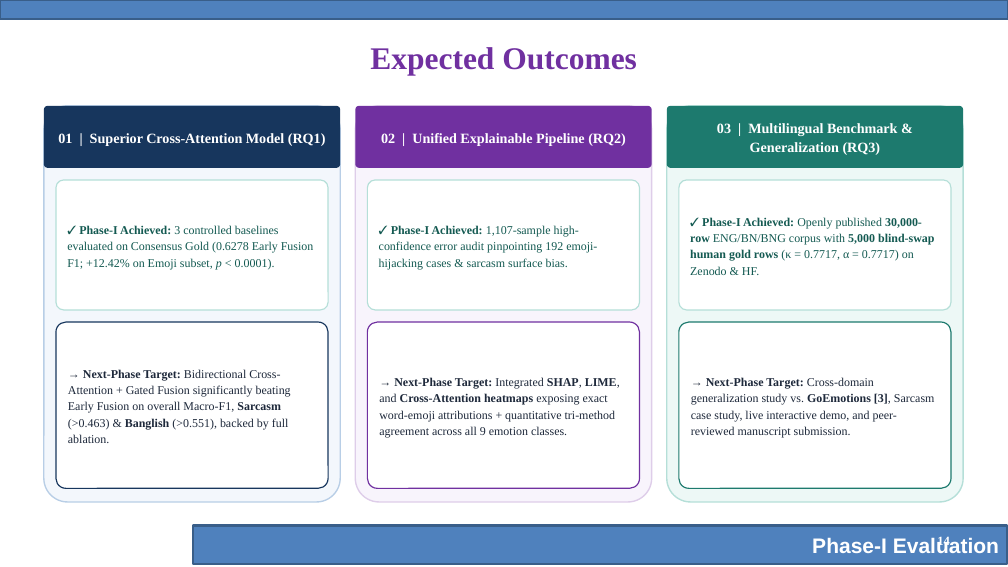
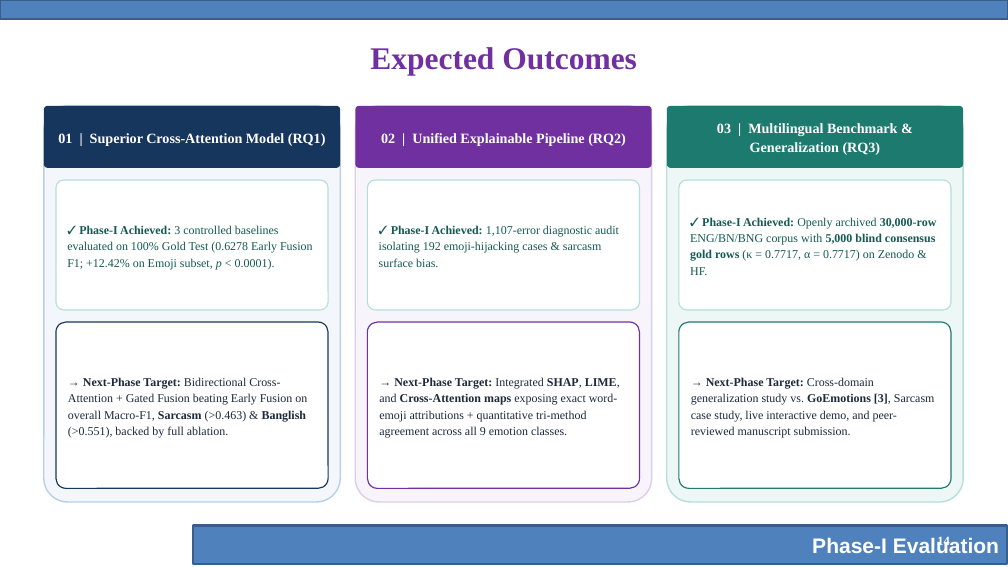
Before and after one commit to ragibcs/AffectFusion, a slide deck: slide 14 of docs/phase_1/AffectFusion_Phase-I_Evaluation.pptx. Drawn at 1008x567 pixels with LibreOffice and Linux fonts; fonts in the diff are those of the drawing; background and template pictures are left out. Boxes give left, top, right and bottom in pixels: in the first picture for what was removed or moved away, otherwise in the second. Text is boxed around its words. In the diff, an @@ line names an element or a change of style, - is before the commit and + after.

Commit message:
Finalize submission-ready Phase-I report, slides, and 11-step methodology diagram

```diff
--- a/docs/phase_1/AffectFusion_Phase-I_Evaluation.pptx
+++ b/docs/phase_1/AffectFusion_Phase-I_Evaluation.pptx
@@ text in rounded rectangle at box(67, 225, 313, 269): text changed @@
-✓ Phase-I Achieved: 3 controlled baselines evaluated on Consensus Gold (0.6278 Early Fusion F1; +12.42% on Emoji subset, p < 0.0001).
+✓ Phase-I Achieved: 3 controlled baselines evaluated on 100% Gold Test (0.6278 Early Fusion F1; +12.42% on Emoji subset, p < 0.0001).
@@ text in rounded rectangle at box(379, 225, 619, 267): text changed @@
-✓ Phase-I Achieved: 1,107-sample high-confidence error audit pinpointing 192 emoji-hijacking cases & sarcasm surface bias.
+✓ Phase-I Achieved: 1,107-error diagnostic audit isolating 192 emoji-hijacking cases & sarcasm surface bias.
@@ text in rounded rectangle at box(690, 217, 937, 275): text changed @@
-✓ Phase-I Achieved: Openly published 30,000-row ENG/BN/BNG corpus with 5,000 blind-swap human gold rows (κ = 0.7717, α = 0.7717) on Zenodo & HF.
+✓ Phase-I Achieved: Openly archived 30,000-row ENG/BN/BNG corpus with 5,000 blind consensus gold rows (κ = 0.7717, α = 0.7717) on Zenodo & HF.
@@ text in rounded rectangle at box(68, 377, 307, 438): text changed @@
-→ Next-Phase Target: Bidirectional Cross-Attention + Gated Fusion significantly beating Early Fusion on overall Macro-F1, Sarcasm (>0.463) & Banglish (>0.551), backed by full ablation.
+→ Next-Phase Target: Bidirectional Cross-Attention + Gated Fusion beating Early Fusion on overall Macro-F1, Sarcasm (>0.463) & Banglish (>0.551), backed by full ablation.
@@ text in rounded rectangle at box(379, 377, 620, 438): text changed @@
-→ Next-Phase Target: Integrated SHAP, LIME, and Cross-Attention heatmaps exposing exact word-emoji attributions + quantitative tri-method agreement across all 9 emotion classes.
+→ Next-Phase Target: Integrated SHAP, LIME, and Cross-Attention maps exposing exact word-emoji attributions + quantitative tri-method agreement across all 9 emotion classes.
```
Also in this commit, not shown: 12 other slides changed, 2 other files.
